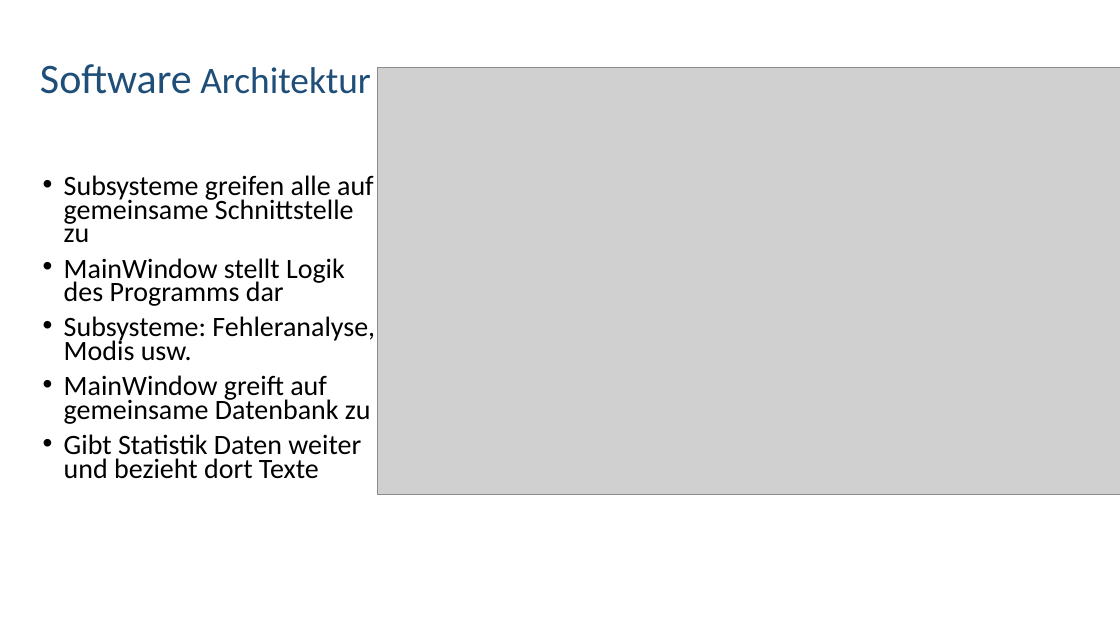
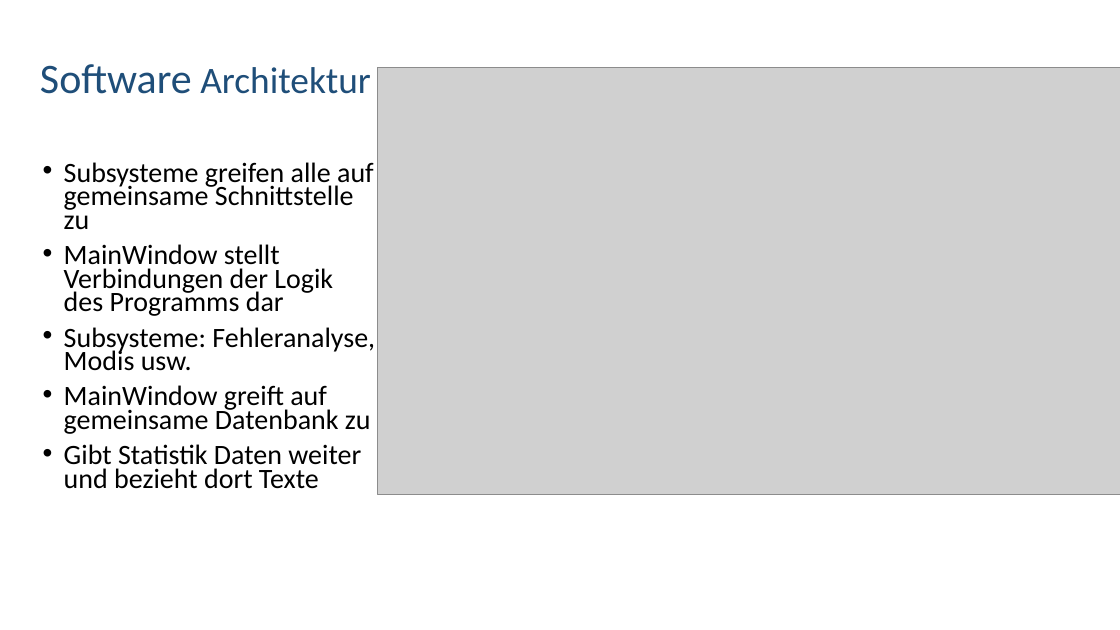
Before and after one commit to gaffli/typo, a slide deck: slide 4 of Meilensteine/MS 5/Projekt.pptx. Drawn at 1120x630 pixels with LibreOffice and Linux fonts; fonts in the diff are those of the drawing; grey boxes stand for pictures; background and template pictures are left out. Boxes give left, top, right and bottom in pixels: in the first picture for what was removed or moved away, otherwise in the second. Text is boxed around its words. In the diff, an @@ line names an element or a change of style, - is before the commit and + after.

```diff
--- a/Meilensteine/MS 5/Projekt.pptx
+++ b/Meilensteine/MS 5/Projekt.pptx
@@ text "Subsysteme greifen alle auf gemeinsame ...": place and size @@
-text "Subsysteme greifen alle auf gemeinsame ..." at (64,175,375,479)
+text "Subsysteme greifen alle auf gemeinsame ..." at (64,162,375,489)
@@ text at (64,244,333,316): text changed @@
-• MainWindow stellt Logik des Programms dar
+• MainWindow stellt Verbindungen der Logik des Programms dar
```
